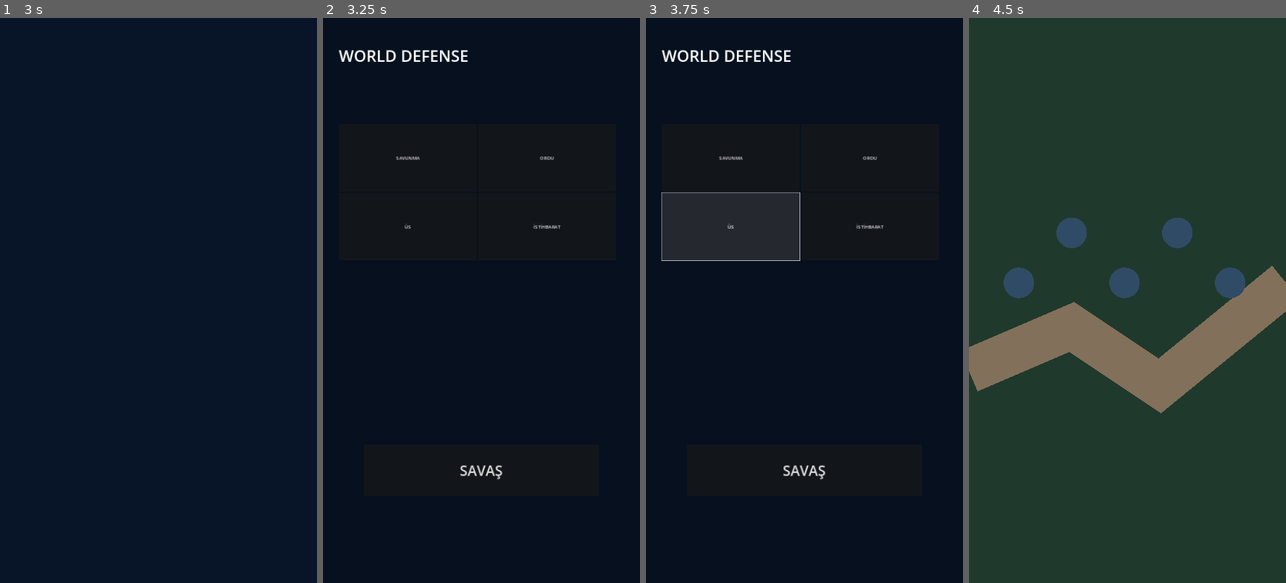
Above: before the commit, frames 1-4 (left to right).
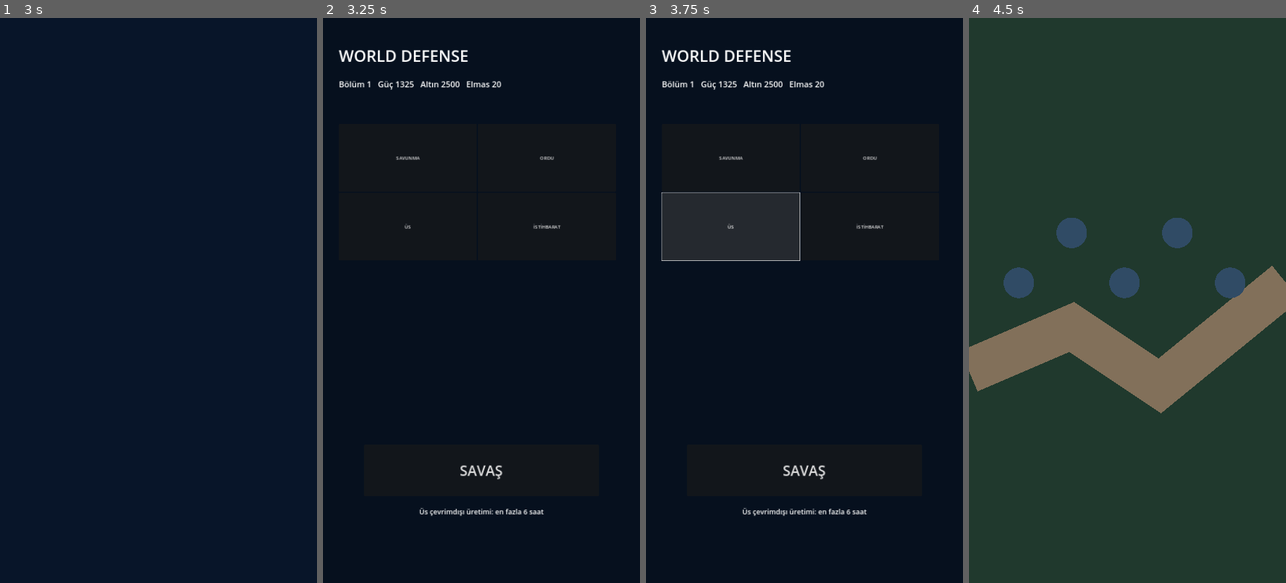
Above: after the commit, the same moments.

Repository: olcereray2-ship-it/world-defense
Game: Godot game, scene res://scenes/Boot.tscn
The game is run twice, just before and just after one commit, with the same random seed, the same clock (stepped at 60 frames per second) and the same inputs.
Inputs:
- Up to frame 1 (3 s): no input
- Up to frame 2 (3.25 s): no input
- Up to frame 3 (3.75 s): click "ÜS" at 3.5 s
- Up to frame 4 (4.5 s): click "SAVAŞ" at 4.25 s

Frame 1 is identical in both runs. In frame 2, 0.6% of the frame differs, in the area x 5-70%, y 11-89%; in frame 3, 0.6%; in frame 4, nothing differs.

Commit message:
Integrate playable scripts/main_menu.gd

Diff:
--- a/scripts/main_menu.gd
+++ b/scripts/main_menu.gd
@@ -1,5 +1,19 @@
 extends Control
 func _ready():
-    $Play.pressed.connect(_battle)
-func _battle():
-    get_tree().change_scene_to_file("res://scenes/Battle.tscn")
+ $Play.pressed.connect(_battle)
+ $Cards/Defense.pressed.connect(func(): _upgrade("tower","machine_gun"))
+ $Cards/Army.pressed.connect(func(): _upgrade("unit","infantry"))
+ $Cards/Base.pressed.connect(_collect)
+ _refresh()
+func _battle(): get_tree().change_scene_to_file("res://scenes/Battle.tscn")
+func _upgrade(group:String,key:String):
+ var levels=GameState.tower_levels if group=="tower" else GameState.unit_levels
+ var lv=int(levels[key]); var cost=Progression.upgrade_cost(lv,group)
+ if lv<100 and GameState.gold>=cost:
+  GameState.gold-=cost; levels[key]=lv+1; GameState.save_game(); _refresh()
+func _collect():
+ var r=BaseEconomy.offline_reward(GameState.facility_levels,GameState.offline_hours())
+ GameState.gold+=int(r.gold); GameState.save_game(); _refresh()
+func _refresh():
+ $Stats.text="Bölüm %d   Güç %d   Altın %d   Elmas %d"%[GameState.stage,GameState.power(),GameState.gold,GameState.gems]
+ $Offline.text="Üs çevrimdışı üretimi: en fazla 6 saat"
